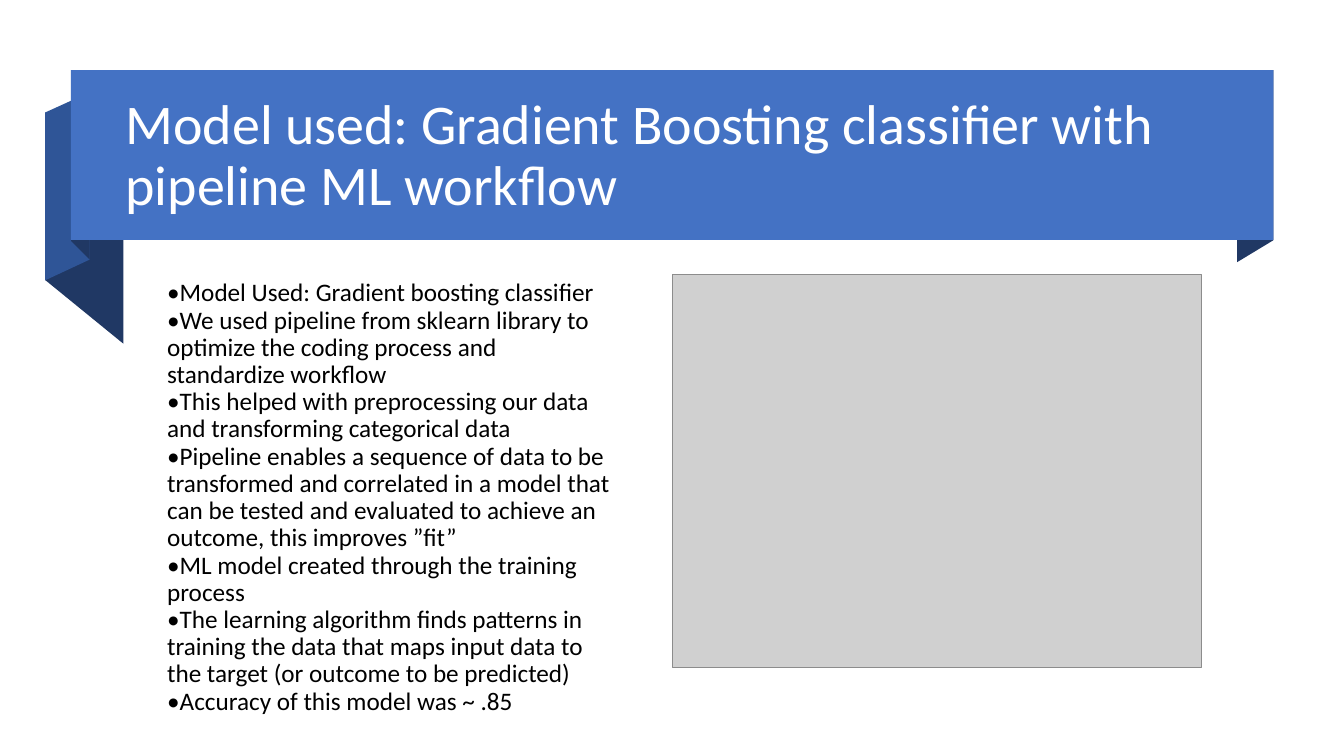
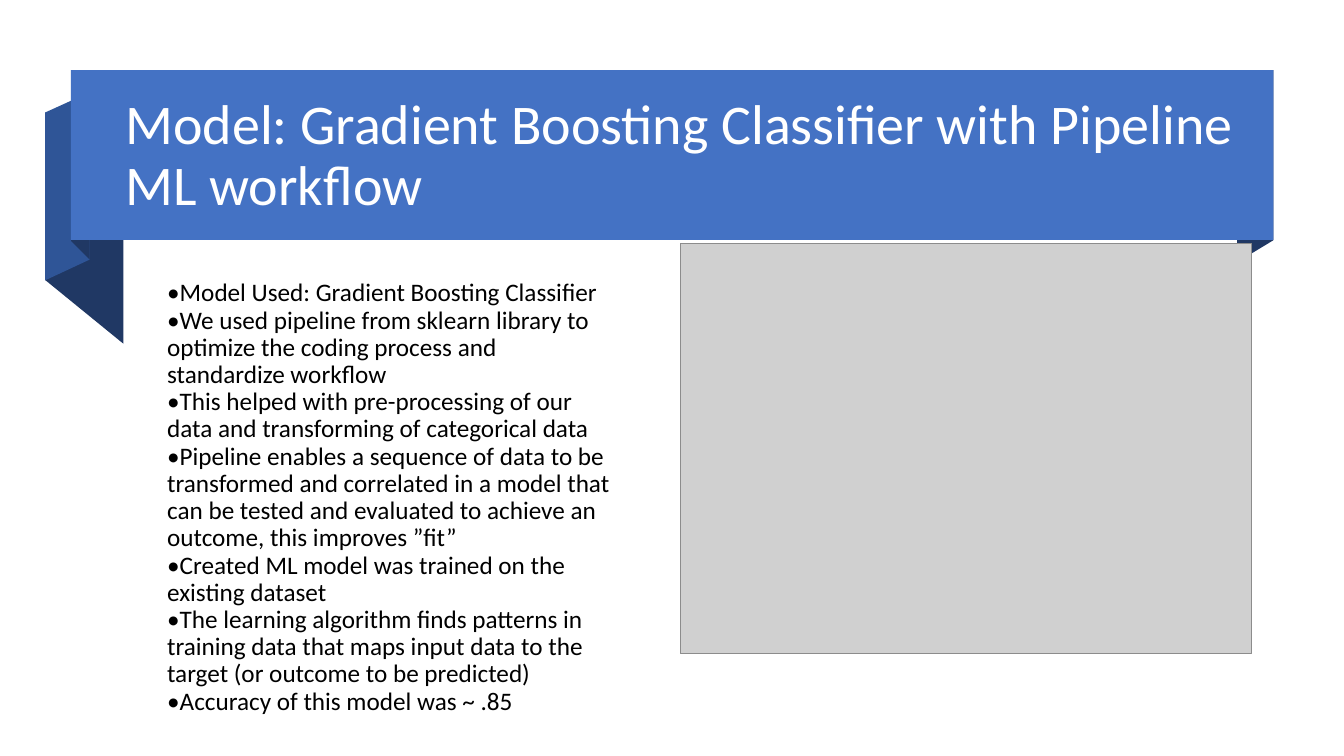
Before and after one commit to diazdez/Project-3, a slide deck: slide 8 of Loan approval project 3.pptx. Drawn at 1344x756 pixels with LibreOffice and Linux fonts; fonts in the diff are those of the drawing; grey boxes stand for pictures. Boxes give left, top, right and bottom in pixels: in the first picture for what was removed or moved away, otherwise in the second. Text is boxed around its words. In the diff, an @@ line names an element or a change of style, - is before the commit and + after.

```diff
--- a/Loan approval project 3.pptx
+++ b/Loan approval project 3.pptx
@@ title at [126, 105, 1232, 206]: text changed @@
-Model used: Gradient Boosting classifier with pipeline ML workflow
+Model: Gradient Boosting Classifier with Pipeline ML workflow
@@ picture: place and size @@
-picture at [673, 275, 1202, 668]
+picture at [681, 244, 1252, 654]
@@ text at [167, 283, 609, 714]: text changed @@
-•Model Used: Gradient boosting classifier
-•We used pipeline from sklearn library to optimize the coding process and standardize workflow
-•This helped with preprocessing our data and transforming categorical data
-•Pipeline enables a sequence of data to be transformed and correlated in a model that can be tested and evaluated to achieve an outcome, this improves ”fit”
-•ML model created through the training process
-•The learning algorithm finds patterns in training the data that maps input data to the target (or outcome to be predicted)
-•Accuracy of this model was ~ .85
+•Model Used: Gradient Boosting Classifier
+•We used pipeline from sklearn library to optimize the coding process and standardize workflow
+•This helped with pre-processing of our data and transforming of categorical data
+•Pipeline enables a sequence of data to be transformed and correlated in a model that can be tested and evaluated to achieve an outcome, this improves ”fit”
+•Created ML model was trained on the existing dataset
+•The learning algorithm finds patterns in training data that maps input data to the target (or outcome to be predicted)
+•Accuracy of this model was ~ .85
```
Also in this commit, not shown: 10 other slides changed, 1 slide added, 1 slide removed, 4 other files.
